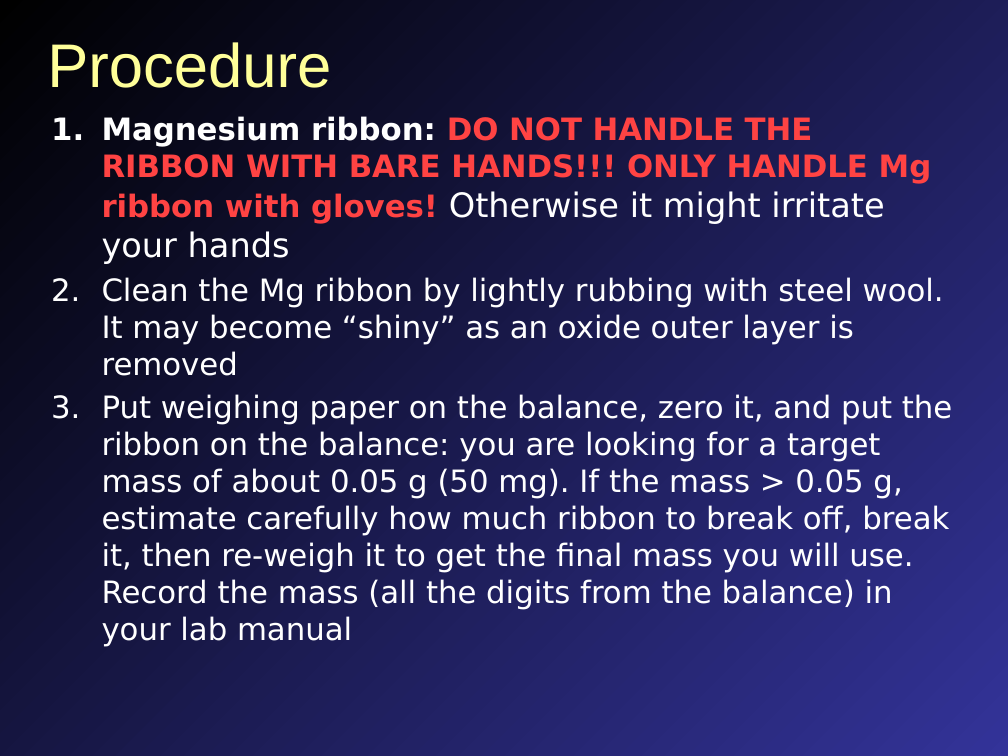
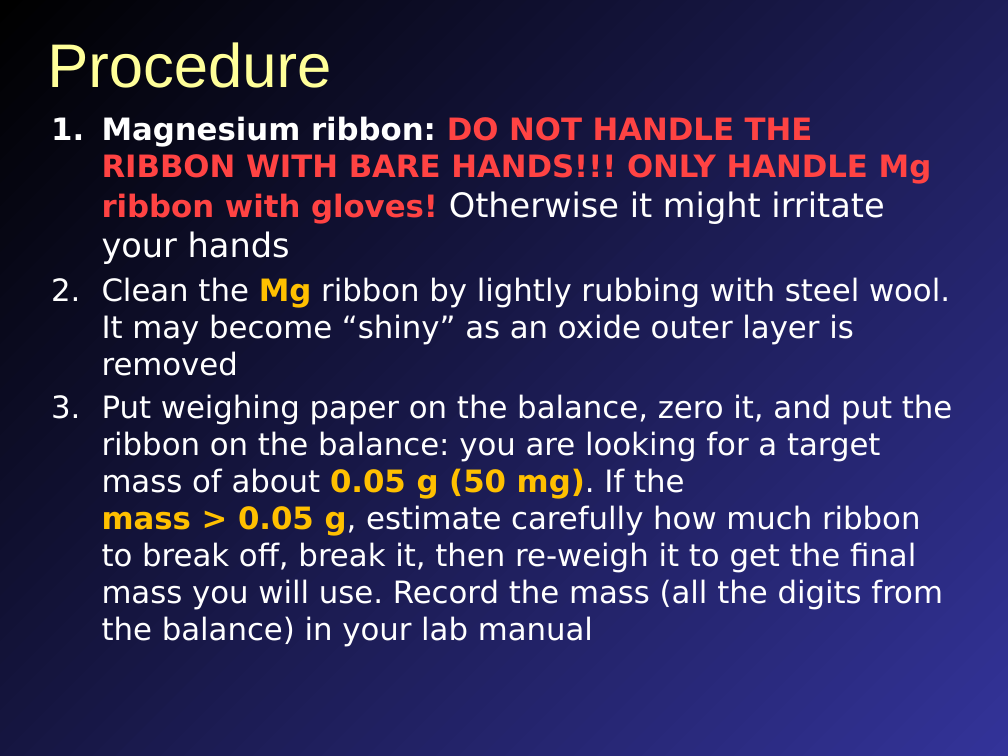
Before and after one commit to mavigozler/mavigozler.github.io, a slide deck: slide 7 of Teaching/Chemistry/Labs/FCC Chem 3A Expt 8a Gas Constant R.pptx (slide 8 before the commit). Drawn at 1008x756 pixels with LibreOffice and Linux fonts; fonts in the diff are those of the drawing. Boxes give left, top, right and bottom in pixels: in the first picture for what was removed or moved away, otherwise in the second. Text is boxed around its words. In the diff, an @@ line names an element or a change of style, - is before the commit and + after.

```diff
--- a/Teaching/Chemistry/Labs/FCC Chem 3A Expt 8a Gas Constant R.pptx
+++ b/Teaching/Chemistry/Labs/FCC Chem 3A Expt 8a Gas Constant R.pptx
@@ text at [102,277,953,647]: text colour #FFFFFF to #FFC000, bold on in "Mg", "0.05 g (50 mg). mass > 0.05 ..." @@
```
Also in this commit, not shown: 3 other slides changed, 1 slide removed, 4 other files.
